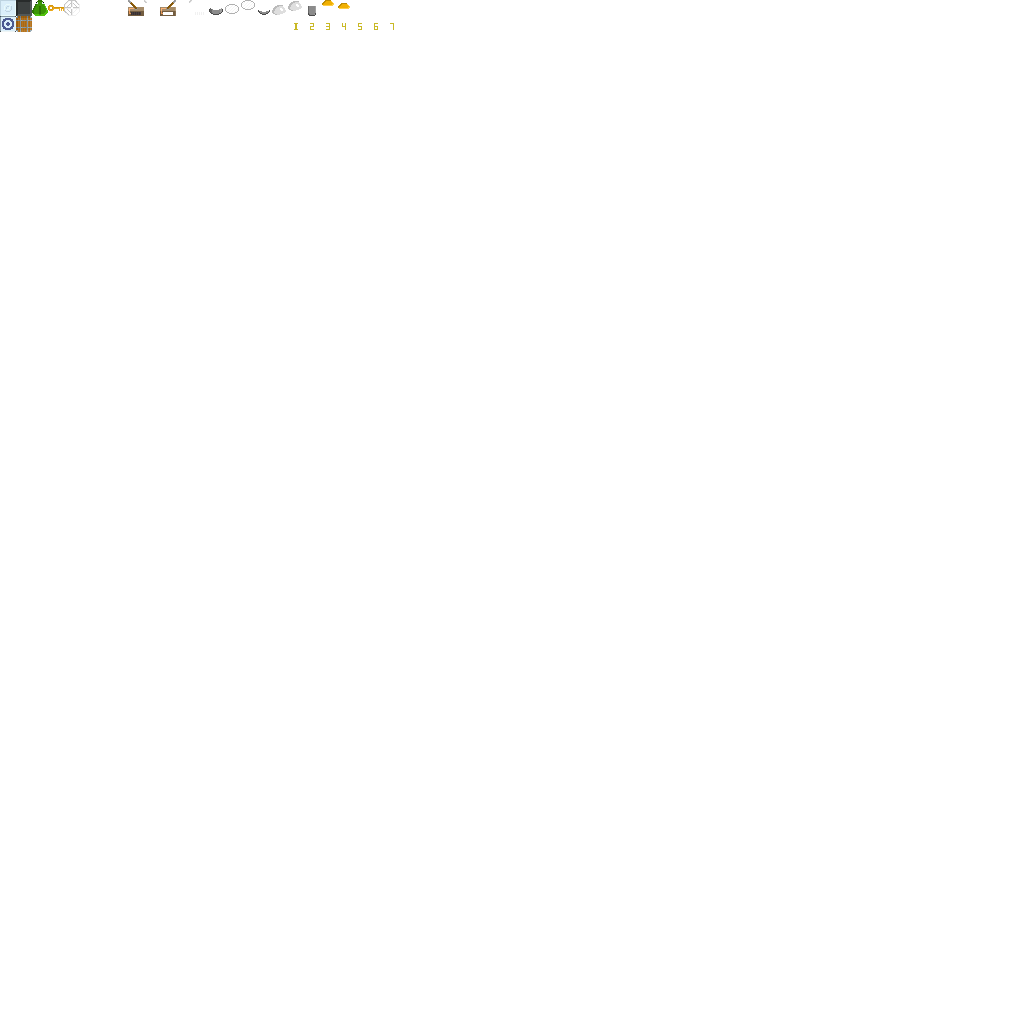
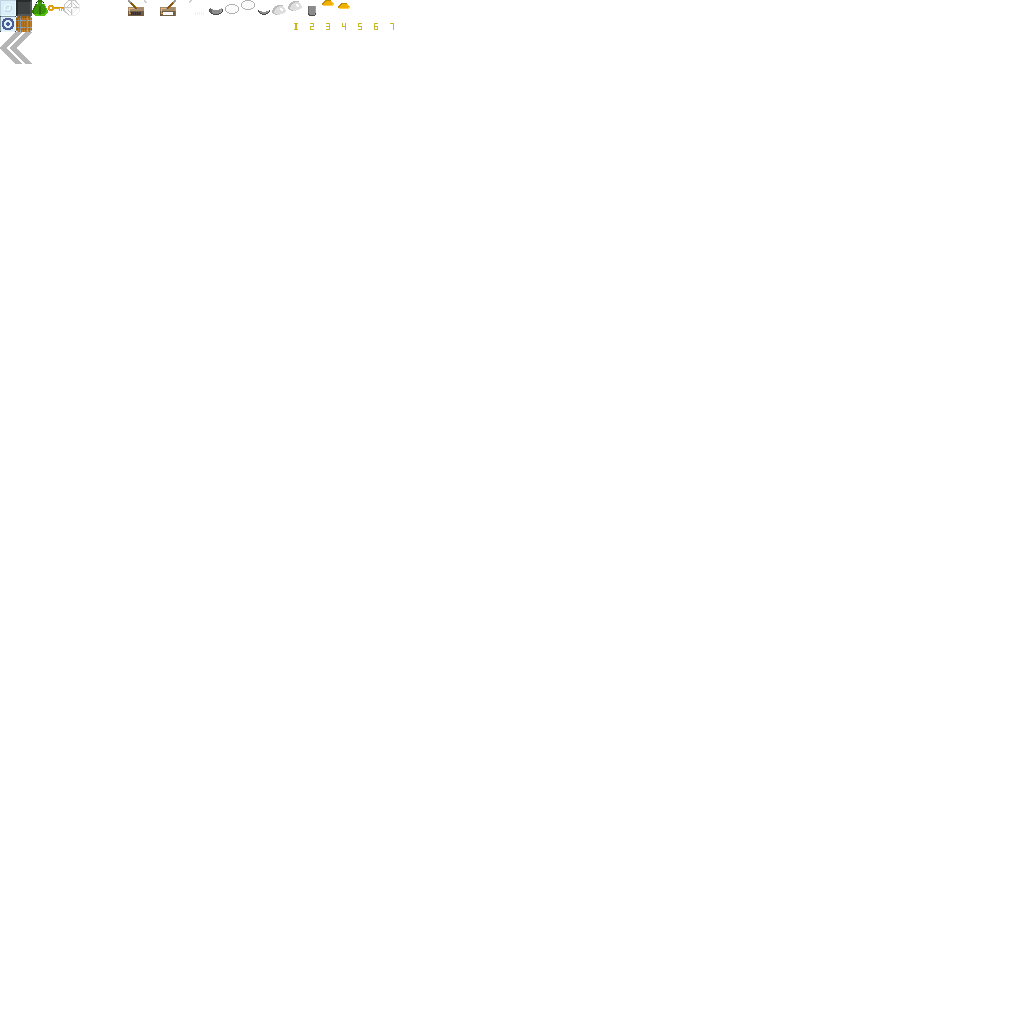
Layer changes from the first 1024 x 1024 image to the second:
added layer "Rewind" above "Hintergrund" over <box>0,32,32,64</box>
